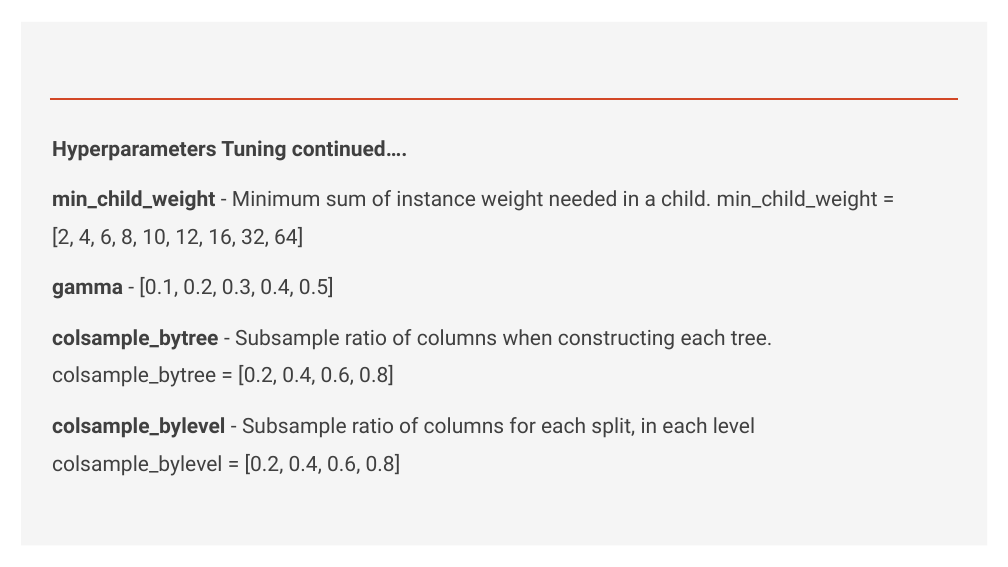
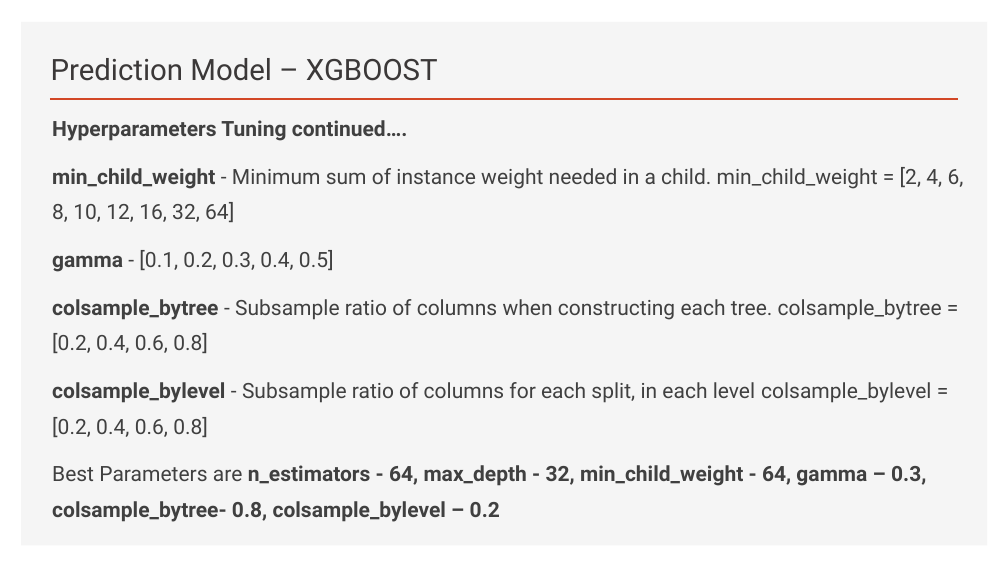
Before and after one commit to khmsha/Springboard, a slide deck: slide 22 of Capstone_Project1/HDMA Washington Home Loans Prediction.pptx (slide 19 before the commit). Drawn at 1008x567 pixels with LibreOffice and Linux fonts; fonts in the diff are those of the drawing. Boxes give left, top, right and bottom in pixels: in the first picture for what was removed or moved away, otherwise in the second. Text is boxed around its words. In the diff, an @@ line names an element or a change of style, - is before the commit and + after.

```diff
--- a/Capstone_Project1/HDMA Washington Home Loans Prediction.pptx
+++ b/Capstone_Project1/HDMA Washington Home Loans Prediction.pptx
@@ title added at (x1=51, y1=58, x2=438, y2=81), 28 pt, text #3B3838 @@
+Prediction Model – XGBOOST
@@ text "Hyperparameters Tuning continued…." moved from (x1=52, y1=140, x2=878, y2=476) to (x1=52, y1=120, x2=964, y2=522) @@
@@ text at (x1=52, y1=120, x2=964, y2=437): line spacing 1.5 to 1.4 @@
@@ text at (x1=52, y1=465, x2=926, y2=522): paragraph added @@
+Best Parameters are n_estimators - 64, max_depth - 32, min_child_weight - 64, gamma – 0.3, colsample_bytree- 0.8, colsample_bylevel – 0.2
```
Also in this commit, not shown: 15 other slides changed, 5 slides added, 2 slides removed, 1 other file.
